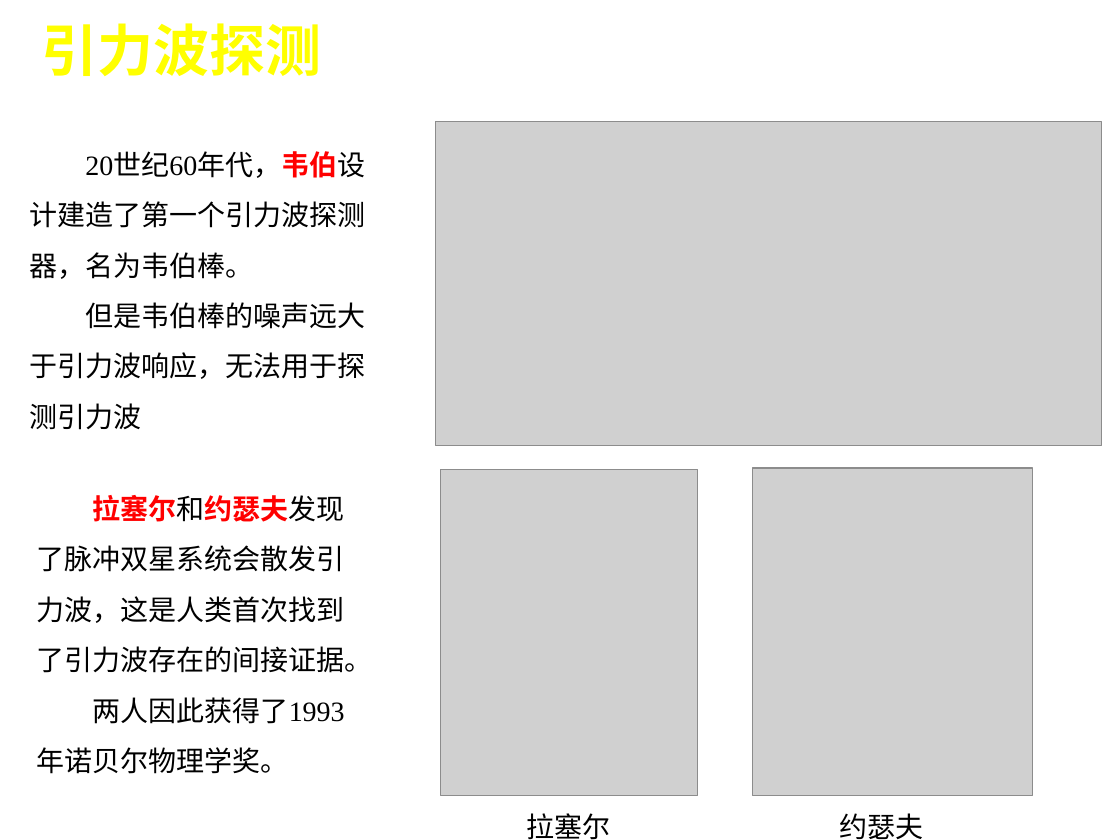
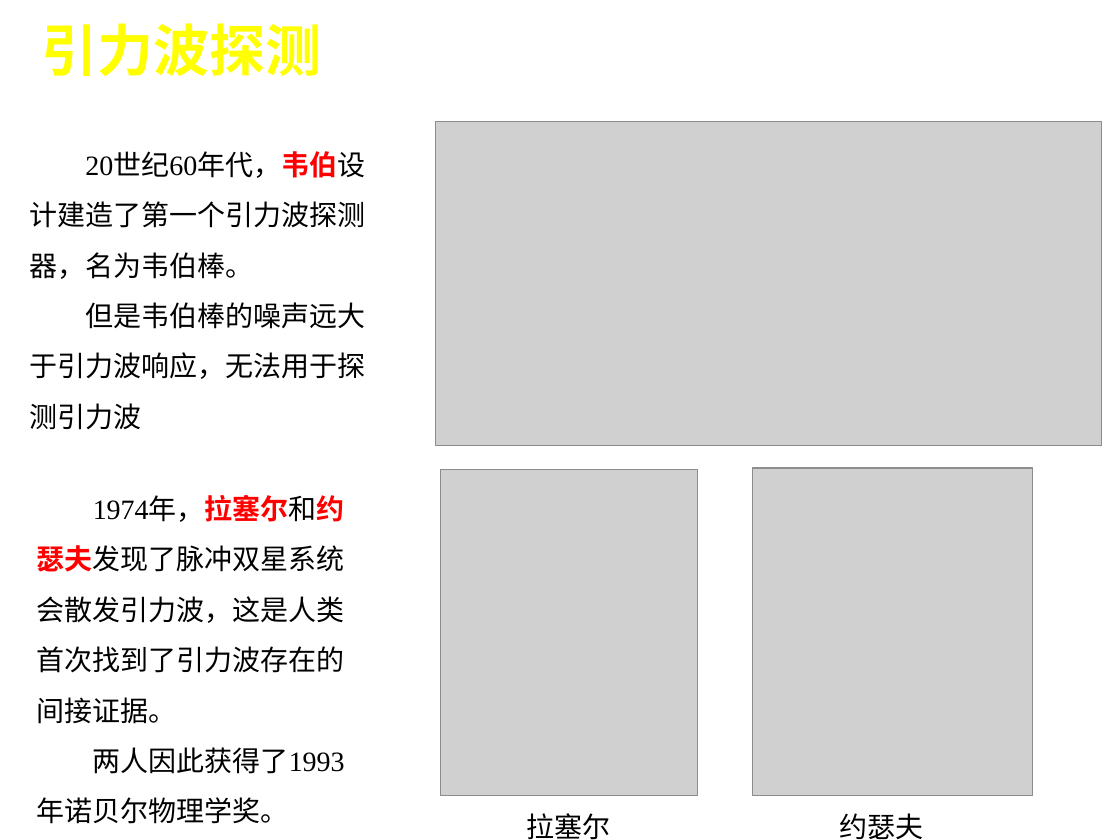
Before and after one commit to cateliu/Test, a slide deck: slide 3 of 第二学年/Report/开题报告/Reference.pptx. Drawn at 1120x840 pixels with LibreOffice and Linux fonts; fonts in the diff are those of the drawing; grey boxes stand for pictures; background and template pictures are left out. Boxes give left, top, right and bottom in pixels: in the first picture for what was removed or moved away, otherwise in the second. Text is boxed around its words. In the diff, an @@ line names an element or a change of style, - is before the commit and + after.

```diff
--- a/第二学年/Report/开题报告/Reference.pptx
+++ b/第二学年/Report/开题报告/Reference.pptx
@@ text at [37, 498, 345, 724]: text changed @@
-拉塞尔和约瑟夫发现了脉冲双星系统会散发引力波，这是人类首次找到了引力波存在的间接证据。
+1974年，拉塞尔和约瑟夫发现了脉冲双星系统会散发引力波，这是人类首次找到了引力波存在的间接证据。
```
Also in this commit, not shown: 2 other slides changed, 11 slides added, 1 slide removed, 7 other files.
